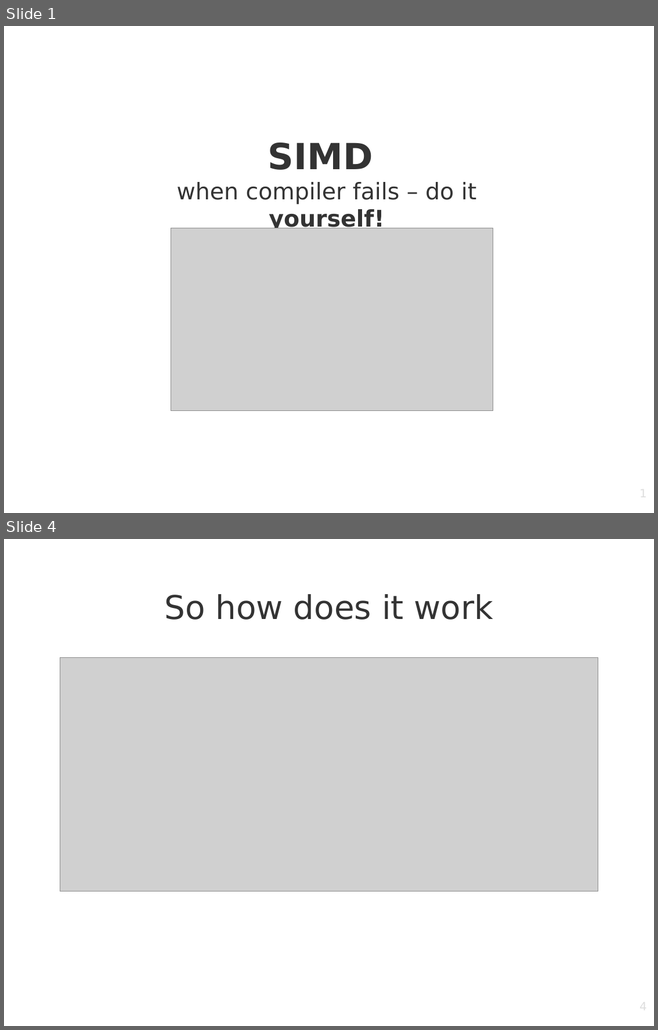
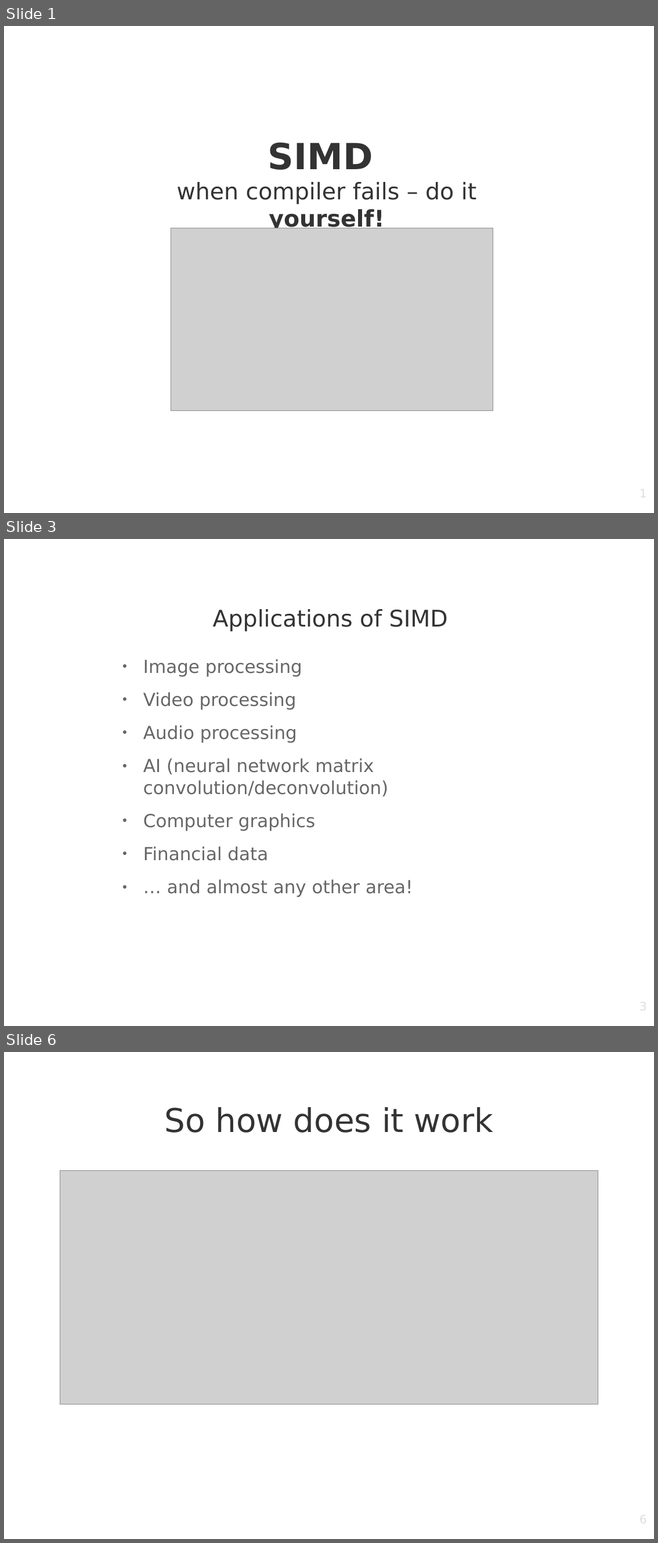
Before and after one commit to zukas/optimization-testing, a slide deck: SIMD from theory to practice.odp. Shown one above the other, each under a label of ours: slides 1 and 4 before the commit, slides 1, 3 and 6 after it; the slides between them are not shown. The pictures are 658x1030 and 658x1543 pixels, drawn with LibreOffice and Linux fonts; fonts in the diff are those of the drawing; grey boxes stand for pictures; background and template pictures are left out. Boxes give left, top, right and bottom in pixels: in the first picture for what was removed or moved away, otherwise in the second. Text is boxed around its words. In the diff, an @@ line names an element or a change of style, - is before the commit and + after.

Commit message:
Update to simd

```diff
--- a/SIMD from theory to practice.odp
+++ b/SIMD from theory to practice.odp
@@ slide 3 added at bbox=[4, 539, 654, 1026], background picture (left out) @@
@@ title added at bbox=[213, 609, 448, 632], 28 pt, text #333333 @@
+Applications of SIMD
@@ text added at bbox=[143, 659, 413, 897], 22 pt, text #666666 @@
+● Image processing
+● Video processing
+● Audio processing
+● AI (neural network matrix convolution/deconvolution)
+● Computer graphics
+● Financial data
+● … and almost any other area!
@@ page number added at bbox=[496, 1000, 647, 1026], 14 pt, text #DDDDDD @@
+3
@@ what was slide 4 is now slide 6 @@
@@ page number at bbox=[496, 1513, 647, 1539]: text changed @@
-4
+6
```
Also in this commit, not shown: 7 slides changed, 3 other slides added, 1 slide removed, 1 other file.
